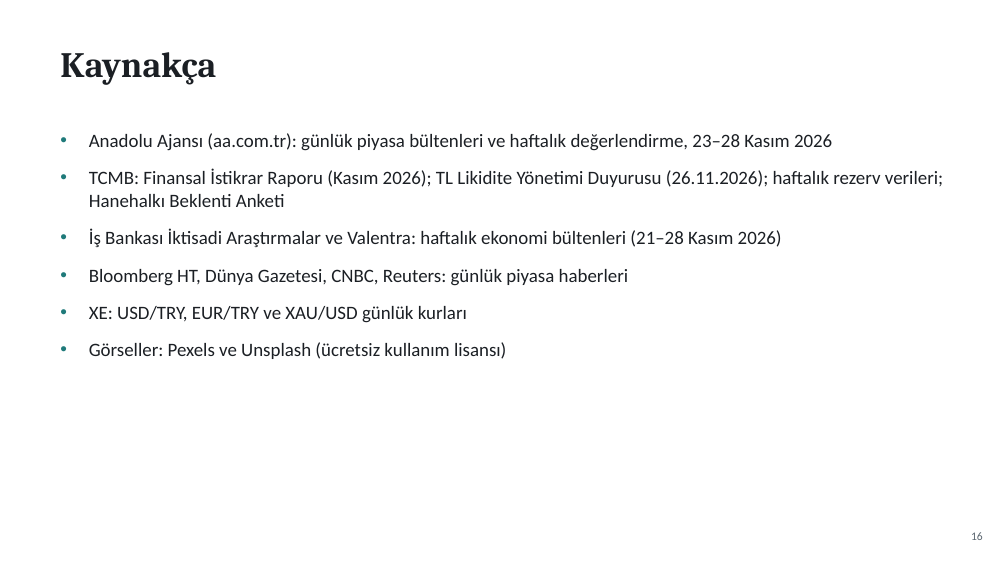
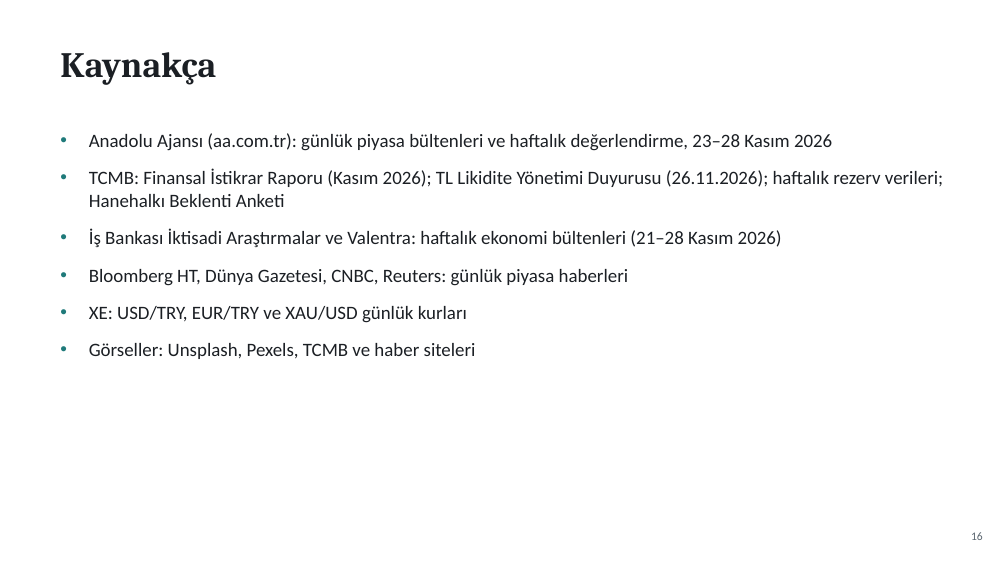
Before and after one commit to likyastudio/ikya-studios-ad, a slide deck: slide 16 of sunum/Haftalik_Ekonomi_Gundemi_Sade.pptx. Drawn at 1008x567 pixels with LibreOffice and Linux fonts; fonts in the diff are those of the drawing. Boxes give left, top, right and bottom in pixels: in the first picture for what was removed or moved away, otherwise in the second. Text is boxed around its words. In the diff, an @@ line names an element or a change of style, - is before the commit and + after.

```diff
--- a/sunum/Haftalik_Ekonomi_Gundemi_Sade.pptx
+++ b/sunum/Haftalik_Ekonomi_Gundemi_Sade.pptx
@@ text at (89,343,476,359): text changed @@
-• Görseller: Pexels ve Unsplash (ücretsiz kullanım lisansı)
+• Görseller: Unsplash, Pexels, TCMB ve haber siteleri
```
